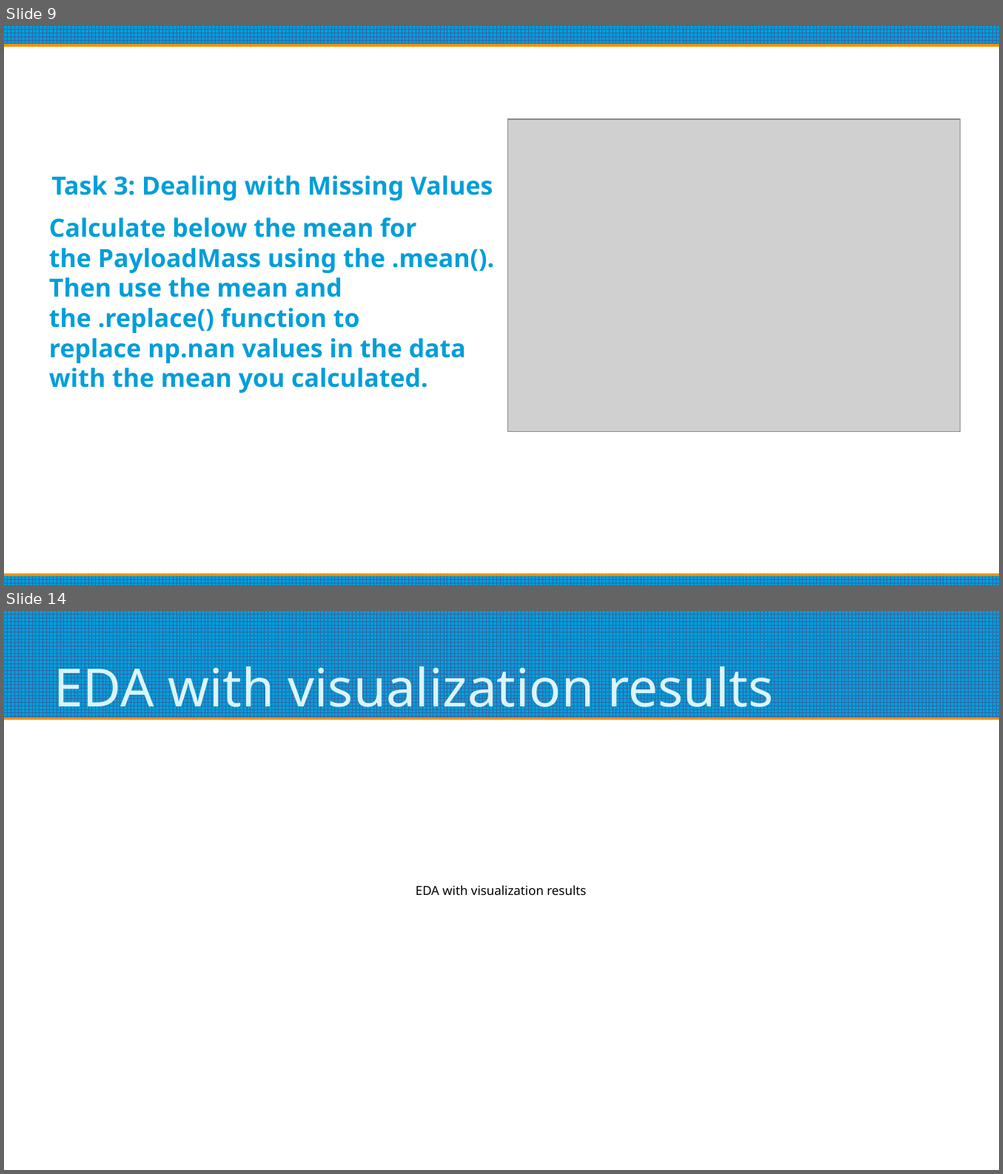
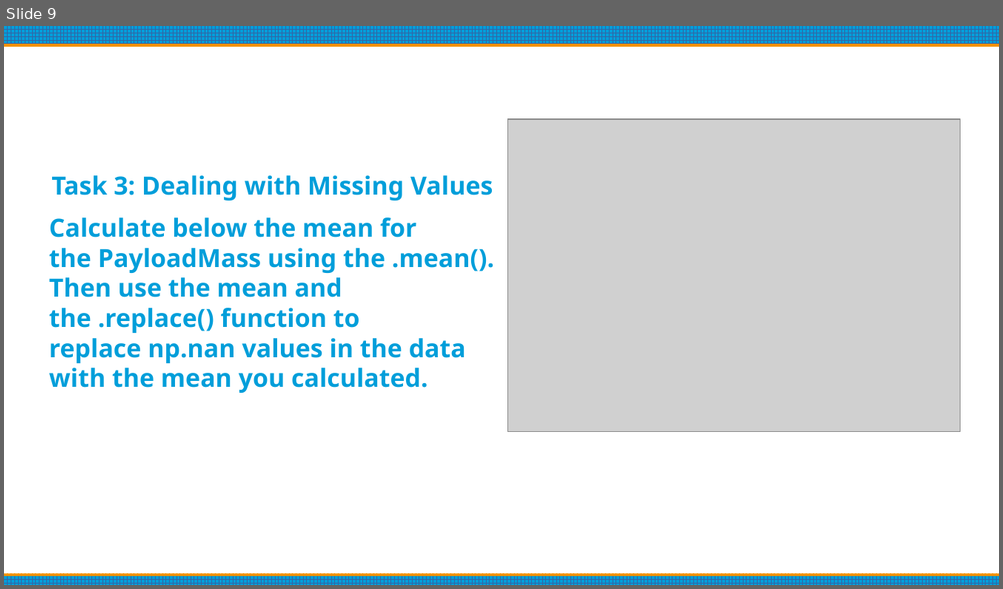
Before and after one commit to MannyDevv/SN-Labs, a slide deck: Final Project IBM.odp. Shown one above the other, each under a label of ours: slides 9 and 14 before the commit, slide 9 after it; the slides between them are not shown. The pictures are 1003x1174 and 1003x589 pixels, drawn with LibreOffice and Linux fonts; fonts in the diff are those of the drawing; grey boxes stand for pictures. Boxes give left, top, right and bottom in pixels: in the first picture for what was removed or moved away, otherwise in the second. Text is boxed around its words. In the diff, an @@ line names an element or a change of style, - is before the commit and + after.

```diff
--- a/Final Project IBM.odp
+++ b/Final Project IBM.odp
@@ slide 14 removed at (4,611,999,1170), background #FFFFFF @@
@@ rectangle removed at (4,611,999,718) @@
@@ title removed at (54,658,773,721) @@
-EDA with visualization results
@@ text removed at (415,886,586,895) @@
-EDA with visualization results
```
Also in this commit, not shown: 5 slides changed, 7 slides added, 10 other slides removed.
